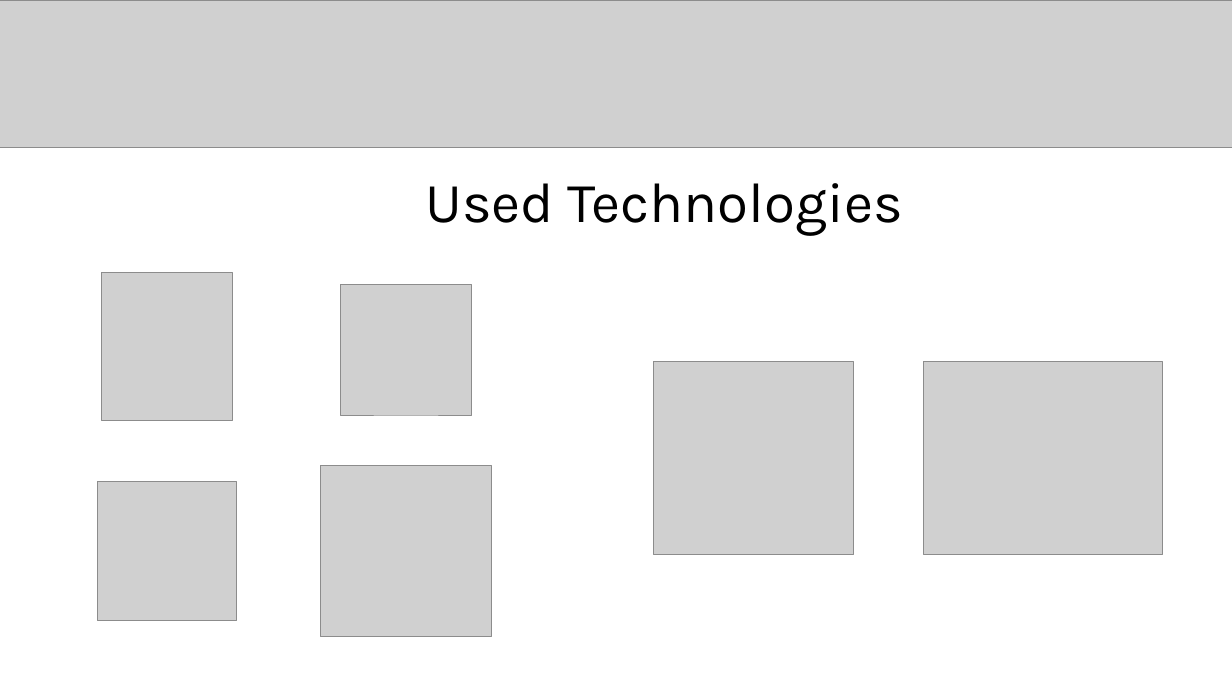
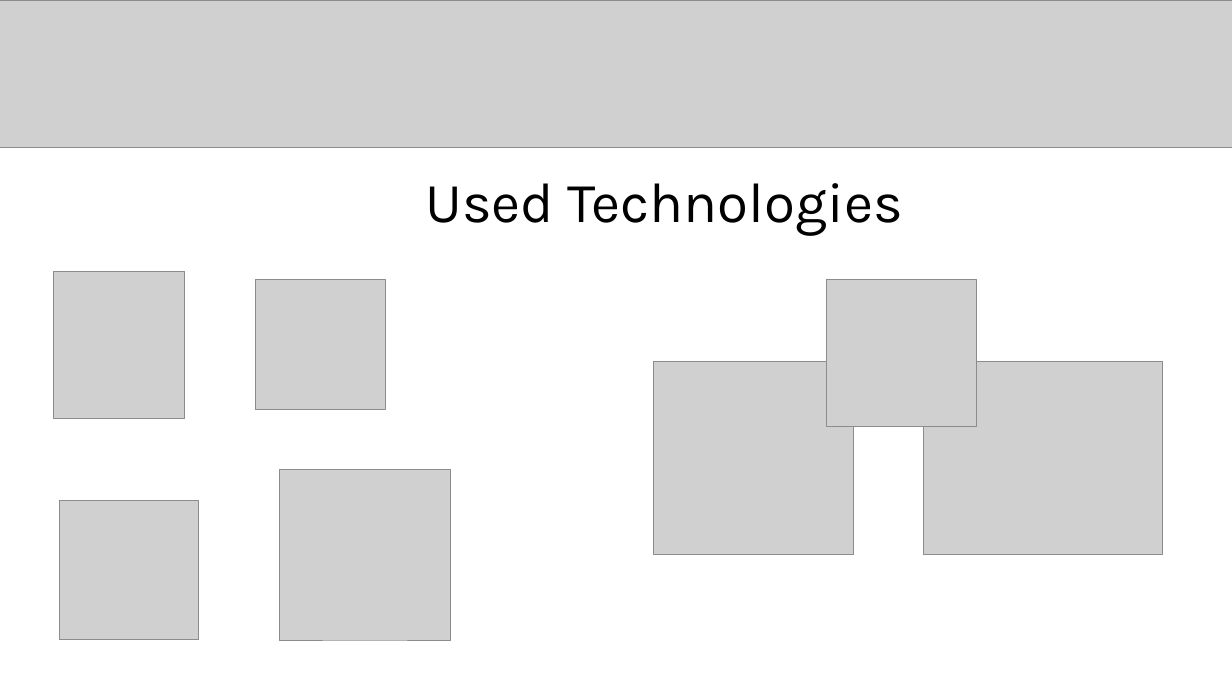
Before and after one commit to codingburgas/2223-otj-10-project-movie-ticket-booking-system-ipstoyanov20, a slide deck: slide 3 of BookingSystem/docs/Presentation.pptx. Drawn at 1232x693 pixels with LibreOffice and Linux fonts; fonts in the diff are those of the drawing; grey boxes stand for pictures. Boxes give left, top, right and bottom in pixels: in the first picture for what was removed or moved away, otherwise in the second. Text is boxed around its words. In the diff, an @@ line names an element or a change of style, - is before the commit and + after.

Commit message:
Add nanodbc into presentation

```diff
--- a/BookingSystem/docs/Presentation.pptx
+++ b/BookingSystem/docs/Presentation.pptx
@@ picture moved from (x1=102, y1=273, x2=233, y2=420) to (x1=54, y1=271, x2=185, y2=418) @@
@@ picture moved from (x1=341, y1=285, x2=472, y2=416) to (x1=255, y1=279, x2=386, y2=410) @@
@@ picture added at (x1=827, y1=279, x2=977, y2=426) @@
@@ picture moved from (x1=321, y1=466, x2=492, y2=637) to (x1=280, y1=470, x2=451, y2=640) @@
@@ picture moved from (x1=97, y1=482, x2=237, y2=621) to (x1=59, y1=501, x2=199, y2=640) @@
```
